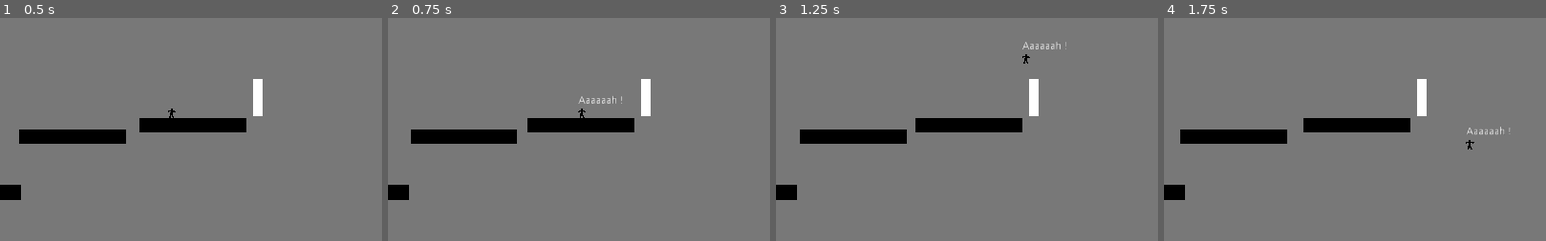
Above: before the commit, frames 1-4 (left to right).
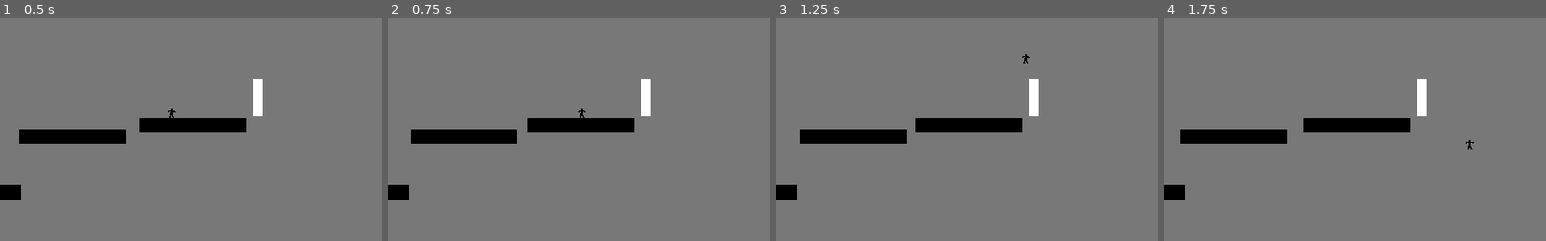
Above: after the commit, the same moments.

Repository: premieroctet/save-the-stickmans
Game: Godot game, scene res://Map1.tscn
Two runs of this game, one before a commit and one after it. Both use one fixed random seed, a clock stepped at 60 frames per second and the inputs below.
Inputs (mouse positions are % of the whole screen's width and height, from its top left):
- Up to frame 1 (0.5 s): no input
- Up to frame 2 (0.75 s): tap Enter at 0.5 s; move the mouse to (72, 45) at 0.52 s; hold Right (ui_right) from 0.53 s (still down); tap S (scream) at 0.6 s
- Up to frame 3 (1.25 s): keep holding Right (ui_right); tap Keypad Enter (ui_accept) at 0.77 s
- Up to frame 4 (1.75 s): keep holding Right (ui_right); move the mouse to (30, 55) at 1.27 s; click (30, 55) at 1.35 s; tap Keypad Enter (ui_accept) at 1.52 s; tap S (scream) at 1.55 s
The pictures show only the part of the screen within x 28-78%, y 41-91%; the shares and areas given below are measured in that part.

Frame 1 is identical in both runs. In frame 2, 0.1% of the frame differs, in the area x 49-62%, y 35-39%; in frame 3, 0.2%, in the area x 64-76%, y 10-15%; in frame 4, 0.1%.

Commit message:
Apply fear

Diff:
--- a/client/Player.gd
+++ b/client/Player.gd
@@ -4,9 +4,11 @@
 export (int) var gravity = 800
 export (int) var run_speed = 150
 export (int) var jump_speed = -350
-export (int) var fear_impulse = 5000
 export (Vector2) var fear_recover = Vector2(100, 100)
 export (Vector2) var fear_distance = Vector2(30, 30)
+
+var MAX_FEAR_DISTANCE = 50
+var FEAR_IMPULSE = 5000
 
 var velocity = Vector2()
 var fearVelocity = Vector2()
@@ -14,7 +16,6 @@
 
 func get_input():
 	velocity.x = 0
-
 	var right = Input.is_action_pressed('ui_right')
 	var left = Input.is_action_pressed('ui_left')
 	var jump = Input.is_action_just_pressed('ui_accept')
@@ -27,39 +28,36 @@
 	if left:
 		velocity.x -= run_speed
 	if scream:
-		$ScreamLabel.visible = true
-		for stickman in get_tree().get_nodes_in_group('stickmans'):
-			if stickman != self:
-				var distance: Vector2 = (stickman.position - position)
-				if distance.abs().x < fear_distance.x:
-					stickman.fear(distance)
+		Server.fear(self.position)
 
-		yield(get_tree().create_timer(2), "timeout")
-		$ScreamLabel.visible = false
+func apply_fear(scream_position: Vector2):
+	var distance = scream_position.distance_to(self.position)
 
-func fear(distance: Vector2):
-	fearVelocity = Vector2(0, 0)
-	fearVelocity = distance.normalized() * fear_impulse
+	if distance < MAX_FEAR_DISTANCE:
+		var impulse = (1 - distance / MAX_FEAR_DISTANCE) * FEAR_IMPULSE
+		var move = (self.position - scream_position) * impulse
+
+		velocity.x += move.x
+		velocity.y += move.y
 
 func _physics_process(delta):
 	if can_move == true:
 		get_input()
 
 	# Gravity
-	if velocity.y < gravity:
-		velocity.y += gravity * delta
+	velocity.y += gravity * delta
 
 	# Fear
 	# TODO Improve math
-	if fearVelocity < Vector2(-1, -1) or fearVelocity > Vector2(1, 1):
-		if fearVelocity.x > 0:
-			fearVelocity -= fear_recover
-		else:
-			fearVelocity += fear_recover
-
-		move_and_slide(fearVelocity * delta, Vector2.UP)
+#	if fearVelocity < Vector2(-1, -1) or fearVelocity > Vector2(1, 1):
+#		if fearVelocity.x > 0:
+#			fearVelocity -= fear_recover
+#		else:
+#			fearVelocity += fear_recover
+#
+#		move_and_slide(fearVelocity * delta, Vector2.UP)
 
 	# Movements
-	move_and_slide(velocity, Vector2.UP)
+	velocity = move_and_slide(velocity, Vector2.UP)
 
 	Server.sync_player(self.position)
--- a/client/Server.gd
+++ b/client/Server.gd
@@ -4,8 +4,11 @@
 var SERVER_PORT = 8080
 var connected = false
 var players = {}
+var player
 
 func _ready():
+	player = get_tree().get_root().get_node('Main/Player')
+
 	var peer = NetworkedMultiplayerENet.new()
 	peer.set_dtls_verify_enabled(false)
 
@@ -27,6 +30,13 @@
 	if connected:
 		rpc_unreliable_id(1, "register_player", info)
 
+func fear(position):
+	if connected:
+		rpc("apply_fear", position)
+
+remote func apply_fear(position):
+	player.apply_fear(position)
+
 remote func sync_players(infos):
 	for id in infos:
 		if id == get_tree().get_network_unique_id():
